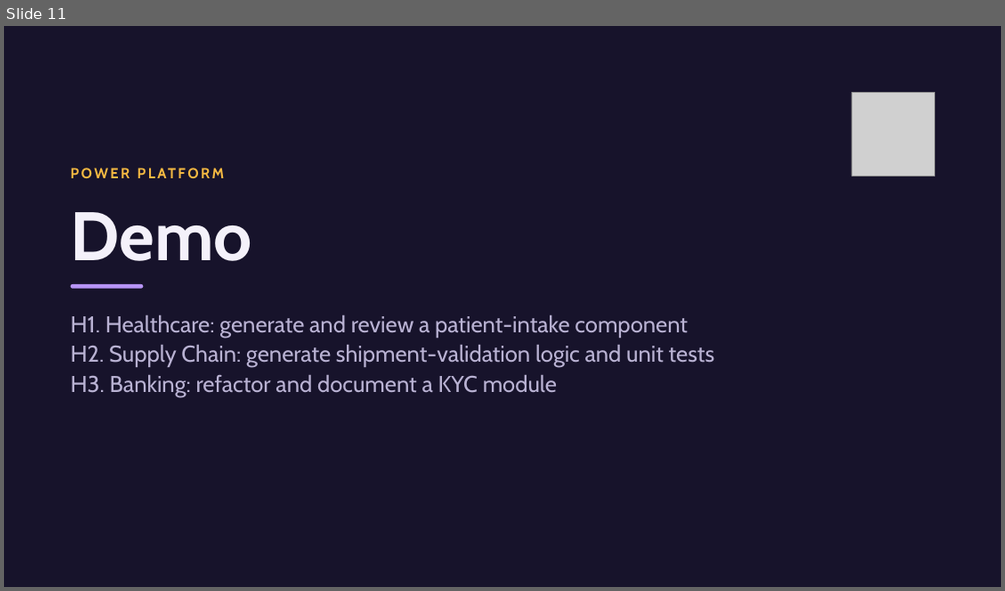
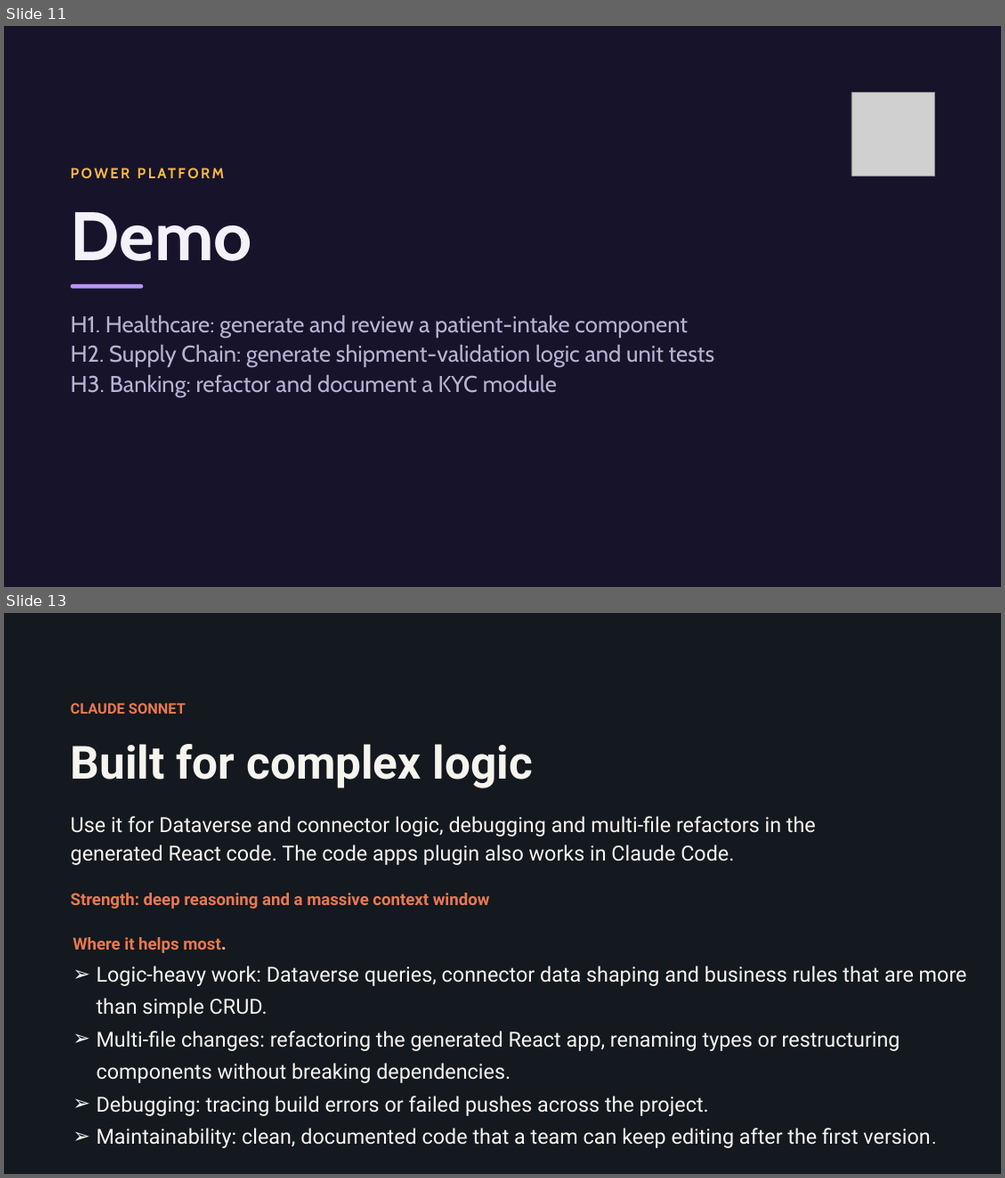
Before and after one commit to JPOWER4/Enterprise-Apps-Agents, a slide deck: Modeule 2 - Code Apps with Github Copilot.pptx. Shown one above the other, each under a label of ours: slide 11 before the commit, slides 11 and 13 after it; the slides between them are not shown. The pictures are 1005x591 and 1005x1178 pixels, drawn with LibreOffice and Linux fonts; fonts in the diff are those of the drawing; grey boxes stand for pictures. Boxes give left, top, right and bottom in pixels: in the first picture for what was removed or moved away, otherwise in the second. Text is boxed around its words. In the diff, an @@ line names an element or a change of style, - is before the commit and + after.

```diff
--- a/Modeule 2 - Code Apps with Github Copilot.pptx
+++ b/Modeule 2 - Code Apps with Github Copilot.pptx
@@ slide 13 added at [4,613,1001,1174], background #14181F @@
@@ text added at [71,703,186,714], 14 pt, text #E8794F, bold @@
+CLAUDE SONNET
@@ title added at [71,744,533,788], 44 pt, text #F6F4EF, bold @@
+Built for complex logic
@@ text added at [71,816,816,865], 20 pt, text #F6F4EF @@
+Use it for Dataverse and connector logic, debugging and multi-file refactors in the generated React code. The code apps plugin also works in Claude Code.
@@ text added at [71,892,490,908], 16 pt, text #E8794F, bold @@
+Strength: deep reasoning and a massive context window
@@ text added at [73,937,967,1148], 20 pt, text #F6F4EF @@
+Where it helps most.
+➢ Logic-heavy work: Dataverse queries, connector data shaping and business rules that are more than simple CRUD.
+➢ Multi-file changes: refactoring the generated React app, renaming types or restructuring components without breaking dependencies.
+➢ Debugging: tracing build errors or failed pushes across the project.
+➢ Maintainability: clean, documented code that a team can keep editing after the first version.
```
Also in this commit, not shown: 3 other slides added, 1 other file.
